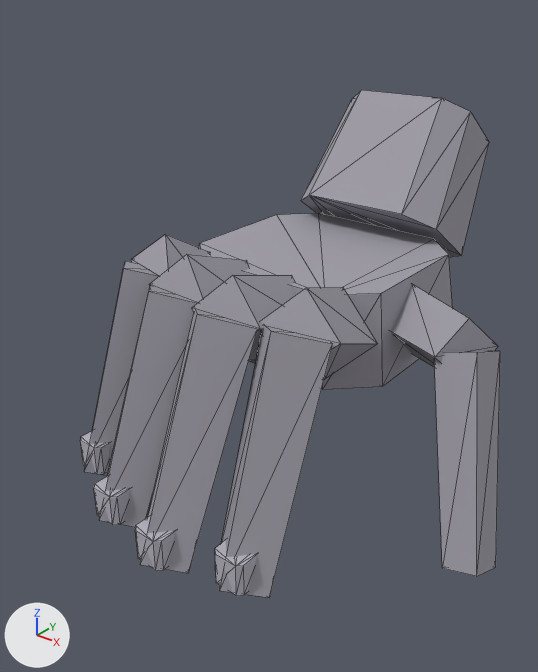
Renders of the glTF model CustomTools/RuleStudio/public/assets/characters/monsters/LP_Hand.glb from each side of a commit.
Rendered twice from a camera (50 mm lens) standing at (0.426, -0.622, 0.484) and looking at (0.024, -0.119, 0.172). Lighting does not change. The marker at lower left points along +X, +Y and +Z. The picture after the commit comes second. Mesh edges are drawn as thin lines. Vertices at exactly the same position are counted once.

Objects in the first picture: 'LP_Hand'.
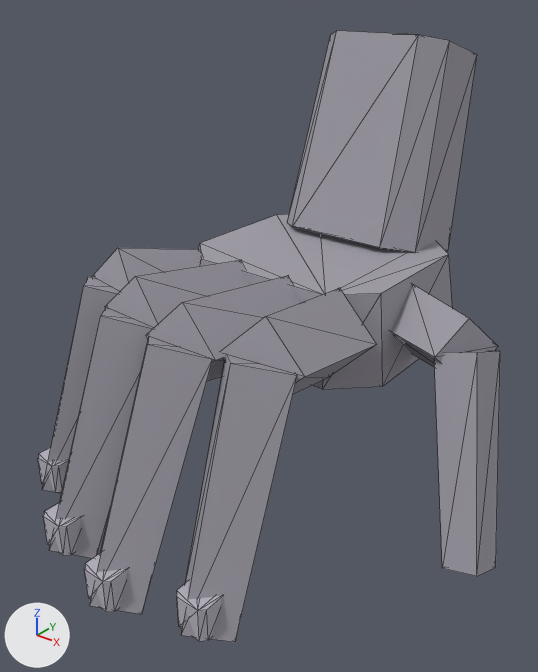
What differs and where, as boxes (x1, y1, x2, y2) in the pictures (538 x 672 px; the box of a moved part takes in the faces that stretch with it):
'LP_Hand', reshaped (10% wider, 20% taller)
    before: (80, 90, 500, 598)
    after: (38, 31, 500, 642)
part 1 of me_lp_hand, moved or reshaped
    before: (215, 540, 257, 596)
    after: (177, 581, 223, 641)
part 2 of me_lp_hand, moved or reshaped
    before: (135, 516, 176, 570)
    after: (84, 553, 128, 612)
part 3 of me_lp_hand, moved or reshaped
    before: (94, 476, 130, 525)
    after: (43, 503, 82, 555)
part 4 of me_lp_hand, moved or reshaped
    before: (80, 431, 110, 474)
    after: (38, 448, 68, 493)
part 5 of me_lp_hand, moved or reshaped
    before: (219, 325, 333, 598)
    after: (181, 355, 297, 642)
part 6 of me_lp_hand, moved or reshaped
    before: (140, 309, 258, 573)
    after: (90, 337, 213, 614)
part 7 of me_lp_hand, moved or reshaped
    before: (99, 285, 197, 527)
    after: (49, 308, 153, 558)
part 8 of me_lp_hand, moved or reshaped
    before: (85, 261, 160, 476)
    after: (42, 277, 120, 493)
part 9 of me_lp_hand, moved or reshaped
    before: (131, 234, 377, 379)
    after: (92, 248, 377, 393)
part 10 of me_lp_hand, moved or reshaped
    before: (301, 90, 489, 258)
    after: (287, 31, 477, 253)

The change, as a diff of the scene's bpy script:
```diff
--- a/CustomTools/RuleStudio/public/assets/characters/monsters/LP_Hand.glb.py
+++ b/CustomTools/RuleStudio/public/assets/characters/monsters/LP_Hand.glb.py
@@ me_lp_hand @@
 # used by ob_lp_hand; location = (0.0, 0.0, 0.0)
-me_lp_hand.from_pydata(...)  # 176 vertices, 288 faces; spans x -0.139..0.27, y -0.31..0.247, z 0.008..0.364
+me_lp_hand.from_pydata(...)  # 176 vertices, 288 faces; spans x -0.147..0.27, y -0.367..0.198, z 0.008..0.431
+# me_lp_hand part 1: the loose piece of 16 vertices spanning x 0.093..0.125, y -0.282..-0.251, z 0.027..0.059 is moved by (0.008, -0.052, 0.0)
+# me_lp_hand part 2: the loose piece of 16 vertices spanning x 0.021..0.053, y -0.303..-0.272, z 0.027..0.059 is moved by (0.003, -0.057, 0.0)
+# me_lp_hand part 3: the loose piece of 16 vertices spanning x -0.053..-0.021, y -0.288..-0.256, z 0.027..0.059 is moved by (-0.003, -0.054, 0.0)
+# me_lp_hand part 4: the loose piece of 16 vertices spanning x -0.125..-0.093, y -0.246..-0.214, z 0.027..0.059 is moved by (-0.008, -0.045, 0.0)
+# me_lp_hand part 5: the loose piece of 8 vertices spanning x 0.065..0.139, y -0.29..-0.146, z 0.008..0.234 is multiplied about its middle by the matrix ((0.981, 0.001, -0.022), (0.0, 0.981, 0.009), (0.022, -0.009, 0.981)), then moved by (0.006, -0.053, -0.003)
+# me_lp_hand part 6: the loose piece of 8 vertices spanning x -0.001..0.071, y -0.31..-0.16, z 0.008..0.235 is scaled about its middle by (1, 0.999, 0.974), then moved by (0.002, -0.057, -0.003)
+# me_lp_hand part 7: the loose piece of 8 vertices spanning x -0.069..0.002, y -0.294..-0.148, z 0.009..0.235 is scaled about its middle by (1, 0.999, 0.974), then moved by (-0.002, -0.054, -0.003)
+# me_lp_hand part 8: the loose piece of 8 vertices spanning x -0.139..-0.065, y -0.253..-0.12, z 0.01..0.232 is multiplied about its middle by the matrix ((0.98, -0.001, 0.022), (0.0, 0.98, 0.008), (-0.022, -0.008, 0.98)), then moved by (-0.006, -0.045, -0.003)
+# me_lp_hand part 9: 28 of 176 vertices moved; they spanned x -0.138..0.139, y -0.205..-0.084, z 0.149..0.256 and now span x -0.142..0.143, y -0.256..-0.094, z 0.147..0.252; mean shift (0.0, -0.03, -0.003); largest move (0.033, -0.18, 0.256) -> (0.035, -0.243, 0.252)
+# me_lp_hand part 10: 16 of 176 vertices moved; they spanned x -0.089..0.089, y 0.058..0.247, z 0.175..0.364 and now span x -0.084..0.084, y 0.023..0.198, z 0.196..0.431; mean shift (0.0, -0.042, 0.042); largest move (0.051, 0.247, 0.294) -> (0.048, 0.198, 0.402)
 me_lp_hand.materials.append(mat_lp_hand_m_nail)
```
